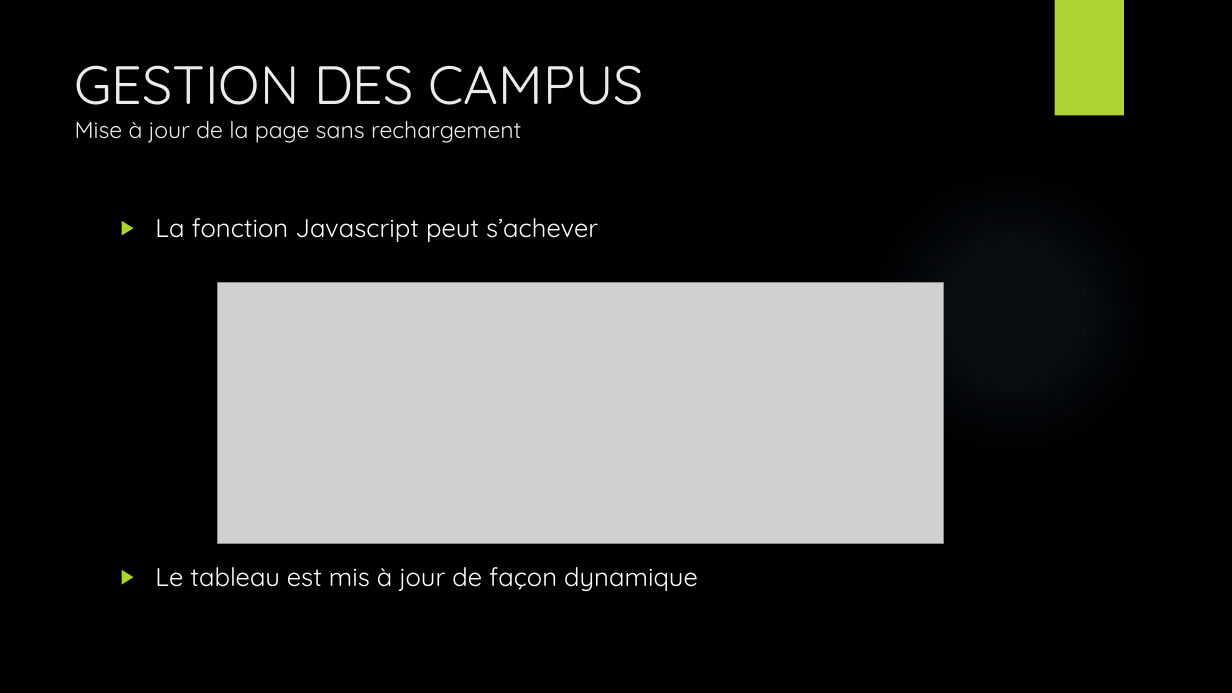
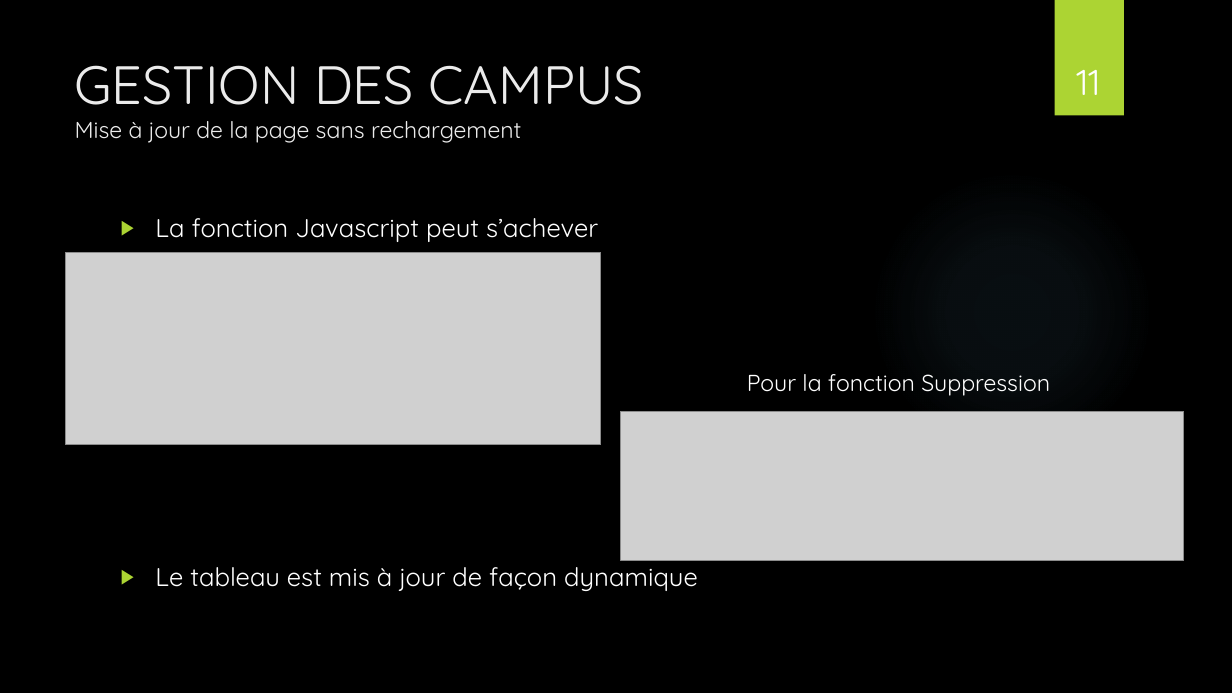
Before and after one commit to gaelherambourg/sorties.com, a slide deck: slide 11 of SORTIR.pptx (slide 8 before the commit). Drawn at 1232x693 pixels with LibreOffice and Linux fonts; fonts in the diff are those of the drawing; grey boxes stand for pictures; background and template pictures are left out. Boxes give left, top, right and bottom in pixels: in the first picture for what was removed or moved away, otherwise in the second. Text is boxed around its words. In the diff, an @@ line names an element or a change of style, - is before the commit and + after.

```diff
--- a/SORTIR.pptx
+++ b/SORTIR.pptx
@@ page number added at <box>1076,70,1100,95</box>, 28 pt, text #FFFFFF @@
+11
@@ picture: place and size @@
-picture at <box>217,282,944,543</box>
+picture at <box>66,252,602,445</box>
@@ text added at <box>747,374,1050,396</box>, 18 pt, text #FFFFFF @@
+Pour la fonction Suppression
@@ picture added at <box>621,411,1184,561</box> @@
```
Also in this commit, not shown: 8 other slides changed, 3 slides added, 1 other file.
